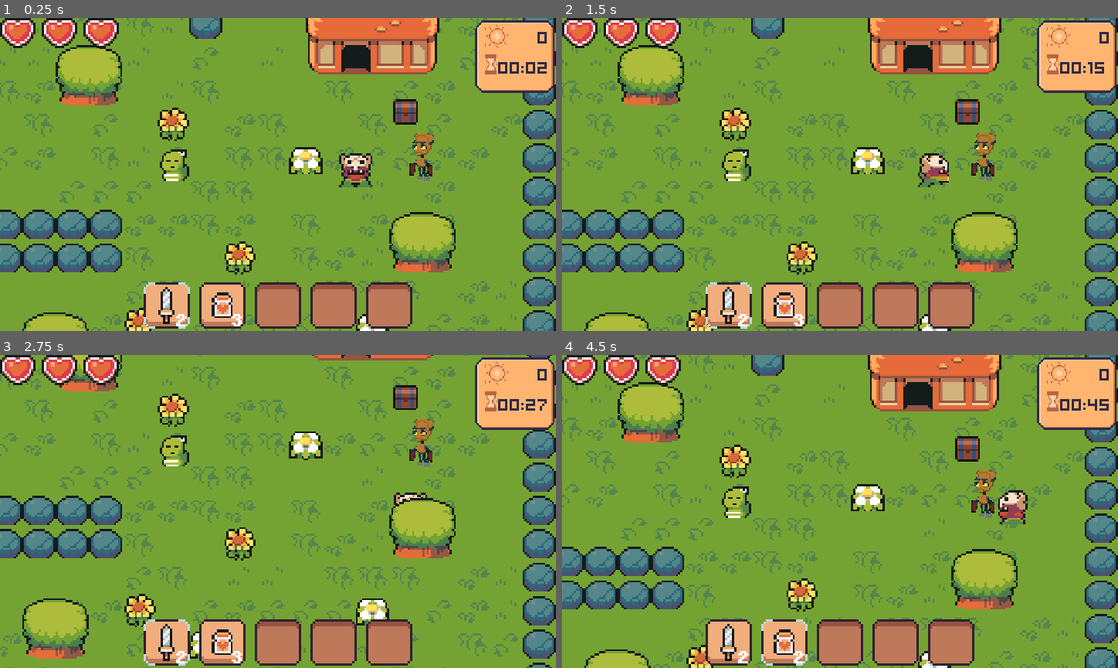
Above: before the commit, frames 1-4 (two rows, left to right).
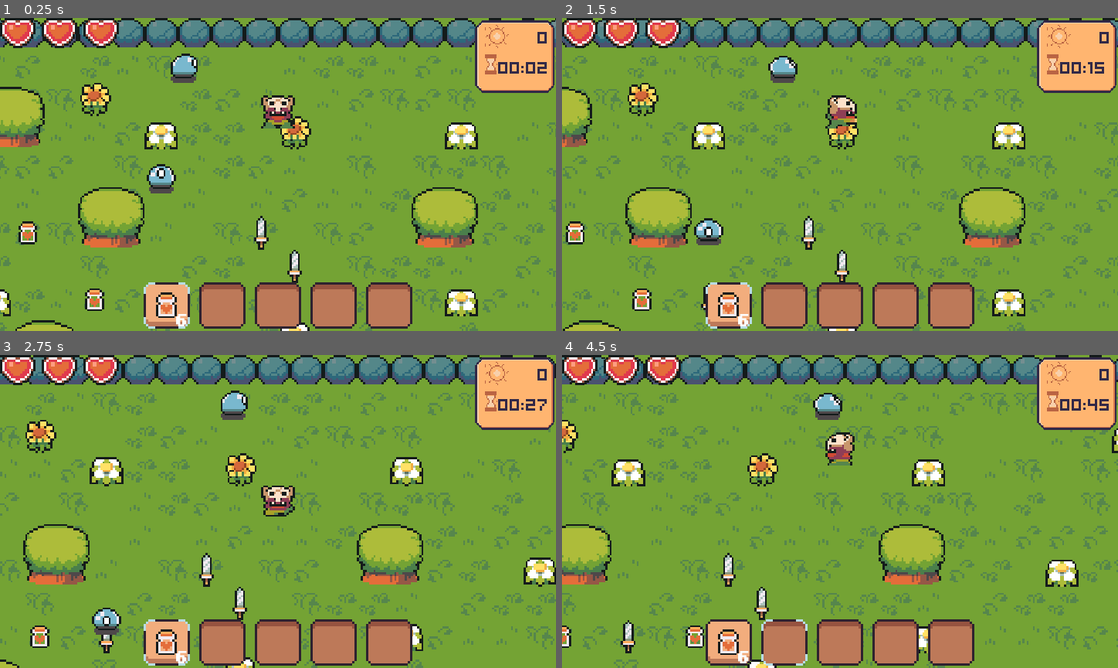
Above: after the commit, the same moments.

Repository: Zora32/Hope
Game: Godot game, scene res://Scene/world.tscn
The game is run twice, just before and just after one commit, with the same random seed, the same clock (stepped at 60 frames per second) and the same inputs.
Inputs (mouse positions are in pixels of both pictures, inside the frame that each line leads up to):
- Up to frame 1 (0.25 s): no input
- Up to frame 2 (1.5 s): click (728, 305) at 0.5 s; tap Enter (interact) at 1.25 s; move the mouse to (962, 158) at 1.27 s; hold Right (ui_right) from 1.28 s (still down); tap K (Attack) at 1.35 s
- Up to frame 3 (2.75 s): move the mouse to (166, 527) at 2.02 s; release Right (ui_right) at 2.03 s; hold Down (ui_down) from 2.03 s (still down); tap Enter (interact) at 2.1 s
- Up to frame 4 (4.5 s): move the mouse to (895, 442) at 2.77 s; release Down (ui_down) at 2.78 s; hold Right (ui_right) 2.78-3.53 s; hold ` (move_selector) 2.78-3.53 s; move the mouse to (812, 574) at 3.52 s; hold Up (ui_up) 3.53-4.28 s; right-click (812, 574) at 3.6 s; move the mouse to (1006, 558) at 4.27 s; hold Left (ui_left) from 4.28 s (still down); hold U (use_item) from 4.28 s (still down)

The runs differ from the first frame. In frame 1, 37% of the frame differs, in the area x 0-100%, y 0-100%; in frame 2, 37%; in frame 3, 35%; in frame 4, 37%.

Commit message:
Полная начальная рабочая

Diff:
--- a/Collectobls/lifepot.tscn
+++ b/Collectobls/lifepot.tscn
@@ -1,7 +1,16 @@
-[gd_scene load_steps=5 format=3 uid="uid://chfhklhofoiu"]
+[gd_scene load_steps=7 format=3 uid="uid://chfhklhofoiu"]
 
 [ext_resource type="PackedScene" uid="uid://c2jj5uh2ps7vd" path="res://Collectobls/collectable.tscn" id="1_5awd8"]
 [ext_resource type="Texture2D" uid="uid://bcxs0fesk3v6k" path="res://art/LifePot.png" id="2_gv6jr"]
+[ext_resource type="Script" path="res://inventory/items/health_item.gd" id="2_o7yav"]
+
+[sub_resource type="Resource" id="Resource_fy6en"]
+script = ExtResource("2_o7yav")
+health_increase = 1
+name = "lifepot"
+texture = ExtResource("2_gv6jr")
+max_amount = 10
+consumable = true
 
 [sub_resource type="RectangleShape2D" id="RectangleShape2D_d5ili"]
 resource_local_to_scene = true
@@ -10,6 +19,7 @@
 [sub_resource type="ShaderMaterial" id="ShaderMaterial_2ljgp"]
 
 [node name="Lifepot" instance=ExtResource("1_5awd8")]
+itemRes = SubResource("Resource_fy6en")
 
 [node name="CollisionShape2D" parent="." index="0"]
 shape = SubResource("RectangleShape2D_d5ili")
--- a/Scene/world.tscn
+++ b/Scene/world.tscn
@@ -1037,7 +1037,7 @@
 shape = SubResource("RectangleShape2D_xns3s")
 
 [node name="Player" parent="." instance=ExtResource("1_brw0y")]
-position = Vector2(608, 128)
+position = Vector2(256, 32)
 
 [node name="Camera2D" type="Camera2D" parent="." node_paths=PackedStringArray("tilemap", "follow_node")]
 position = Vector2(611, 130)
--- a/Ui/invertoy_gui.gd
+++ b/Ui/invertoy_gui.gd
@@ -105,9 +105,9 @@
 	var maxAmout = slotItem.inventorySlot.item.max_amount
 	var totalAmout = slotItem.inventorySlot.amout + itemInHand.inventorySlot.amout
 
-	if slotItem.inventorySlot.amout == maxAmout:
-		swapItems(slot)
-		return
+	#if slotItem.inventorySlot.amout == maxAmout:
+		#swapItems(slot)
+		#return
 	if totalAmout <= maxAmout:
 		slotItem.inventorySlot.amout = totalAmout
 		remove_child(itemInHand)
--- a/inventory/items/livepot.tres
+++ b/inventory/items/livepot.tres
@@ -1,11 +1,12 @@
-[gd_resource type="Resource" script_class="InventoryItem" load_steps=3 format=3 uid="uid://c418huvl5qjn6"]
+[gd_resource type="Resource" script_class="HealthItem" load_steps=3 format=3 uid="uid://c418huvl5qjn6"]
 
-[ext_resource type="Script" path="res://inventory/inventoryItem.gd" id="1_x5blh"]
+[ext_resource type="Script" path="res://inventory/items/health_item.gd" id="1_d283q"]
 [ext_resource type="Texture2D" uid="uid://bcxs0fesk3v6k" path="res://art/LifePot.png" id="2_2gfx7"]
 
 [resource]
-script = ExtResource("1_x5blh")
-name = "livepot"
+script = ExtResource("1_d283q")
+health_increase = 1
+name = "lifepot"
 texture = ExtResource("2_2gfx7")
 max_amount = 10
 consumable = true
--- a/inventory/playerInventory.tres
+++ b/inventory/playerInventory.tres
@@ -1,72 +1,70 @@
-[gd_resource type="Resource" script_class="Inventory" load_steps=20 format=3 uid="uid://cjd1qabtpcbsj"]
+[gd_resource type="Resource" script_class="Inventory" load_steps=19 format=3 uid="uid://cjd1qabtpcbsj"]
 
 [ext_resource type="Script" path="res://inventory/inventorySlot.gd" id="2_6lo6b"]
 [ext_resource type="Resource" uid="uid://c418huvl5qjn6" path="res://inventory/items/livepot.tres" id="3_5h2ev"]
 [ext_resource type="Script" path="res://inventory/inventory.gd" id="4_sgeui"]
-[ext_resource type="Resource" uid="uid://b0kedl4hyqoao" path="res://inventory/items/swerd.tres" id="4_tf1ug"]
 
-[sub_resource type="Resource" id="Resource_qjatw"]
-script = ExtResource("2_6lo6b")
-item = ExtResource("4_tf1ug")
-amout = 2
-
-[sub_resource type="Resource" id="Resource_fqhqp"]
+[sub_resource type="Resource" id="Resource_gwu0o"]
 script = ExtResource("2_6lo6b")
 item = ExtResource("3_5h2ev")
-amout = 3
+amout = 6
 
-[sub_resource type="Resource" id="Resource_y15oj"]
+[sub_resource type="Resource" id="Resource_t3v10"]
 script = ExtResource("2_6lo6b")
 amout = 0
 
-[sub_resource type="Resource" id="Resource_frb11"]
+[sub_resource type="Resource" id="Resource_veq4q"]
 script = ExtResource("2_6lo6b")
 amout = 0
 
-[sub_resource type="Resource" id="Resource_5msnt"]
+[sub_resource type="Resource" id="Resource_nxfwx"]
 script = ExtResource("2_6lo6b")
 amout = 0
 
-[sub_resource type="Resource" id="Resource_q4ps4"]
+[sub_resource type="Resource" id="Resource_wguea"]
 script = ExtResource("2_6lo6b")
 amout = 0
 
-[sub_resource type="Resource" id="Resource_r6jgi"]
+[sub_resource type="Resource" id="Resource_eyiyw"]
 script = ExtResource("2_6lo6b")
 amout = 0
 
-[sub_resource type="Resource" id="Resource_ifnmc"]
+[sub_resource type="Resource" id="Resource_glcom"]
 script = ExtResource("2_6lo6b")
 amout = 0
 
-[sub_resource type="Resource" id="Resource_1fkq7"]
+[sub_resource type="Resource" id="Resource_57tbs"]
 script = ExtResource("2_6lo6b")
 amout = 0
 
-[sub_resource type="Resource" id="Resource_01yum"]
+[sub_resource type="Resource" id="Resource_lbh5r"]
 script = ExtResource("2_6lo6b")
 amout = 0
 
-[sub_resource type="Resource" id="Resource_ls1ce"]
+[sub_resource type="Resource" id="Resource_3iyid"]
 script = ExtResource("2_6lo6b")
 amout = 0
 
-[sub_resource type="Resource" id="Resource_t4met"]
+[sub_resource type="Resource" id="Resource_2jesg"]
 script = ExtResource("2_6lo6b")
 amout = 0
 
-[sub_resource type="Resource" id="Resource_8mtd4"]
+[sub_resource type="Resource" id="Resource_tsv1v"]
 script = ExtResource("2_6lo6b")
 amout = 0
 
-[sub_resource type="Resource" id="Resource_hj1hf"]
+[sub_resource type="Resource" id="Resource_r87n5"]
 script = ExtResource("2_6lo6b")
 amout = 0
 
-[sub_resource type="Resource" id="Resource_f1dxj"]
+[sub_resource type="Resource" id="Resource_mcmu7"]
+script = ExtResource("2_6lo6b")
+amout = 0
+
+[sub_resource type="Resource" id="Resource_fwaie"]
 script = ExtResource("2_6lo6b")
 amout = 0
 
 [resource]
 script = ExtResource("4_sgeui")
-slots = Array[ExtResource("2_6lo6b")]([SubResource("Resource_qjatw"), SubResource("Resource_fqhqp"), SubResource("Resource_y15oj"), SubResource("Resource_frb11"), SubResource("Resource_5msnt"), SubResource("Resource_q4ps4"), SubResource("Resource_r6jgi"), SubResource("Resource_ifnmc"), SubResource("Resource_1fkq7"), SubResource("Resource_01yum"), SubResource("Resource_ls1ce"), SubResource("Resource_t4met"), SubResource("Resource_8mtd4"), SubResource("Resource_hj1hf"), SubResource("Resource_f1dxj")])
+slots = Array[ExtResource("2_6lo6b")]([SubResource("Resource_gwu0o"), SubResource("Resource_t3v10"), SubResource("Resource_veq4q"), SubResource("Resource_nxfwx"), SubResource("Resource_wguea"), SubResource("Resource_eyiyw"), SubResource("Resource_glcom"), SubResource("Resource_57tbs"), SubResource("Resource_lbh5r"), SubResource("Resource_3iyid"), SubResource("Resource_2jesg"), SubResource("Resource_tsv1v"), SubResource("Resource_r87n5"), SubResource("Resource_mcmu7"), SubResource("Resource_fwaie")])
Not shown, added: inventory/pla8C4E.tmp
